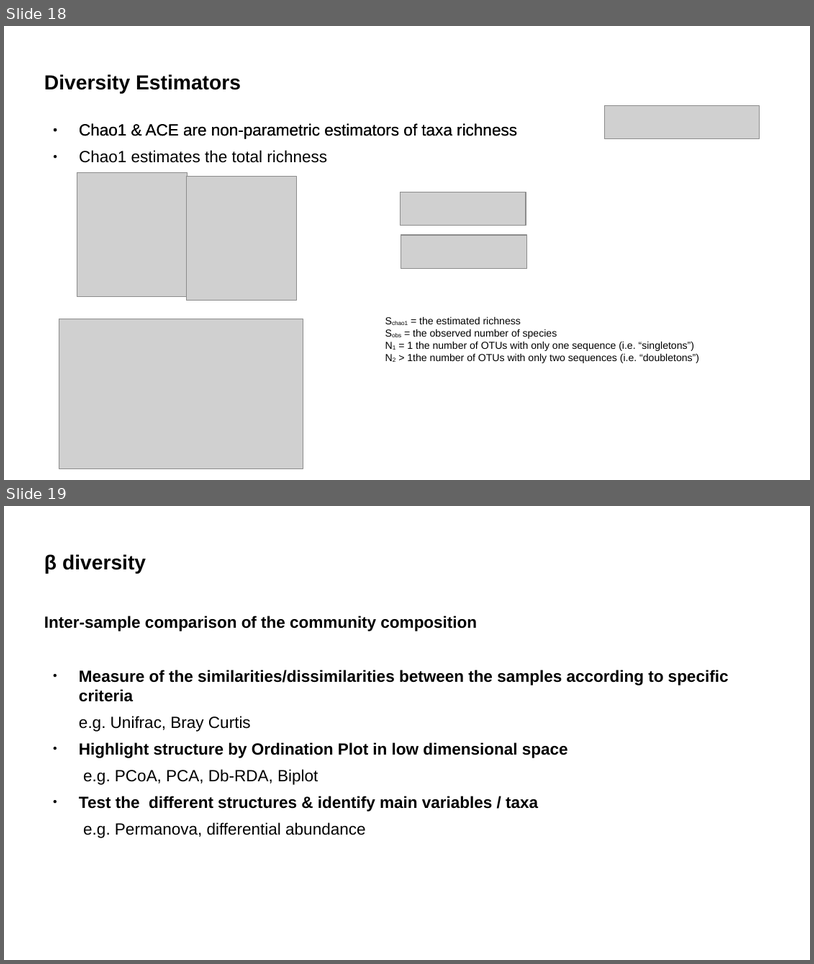
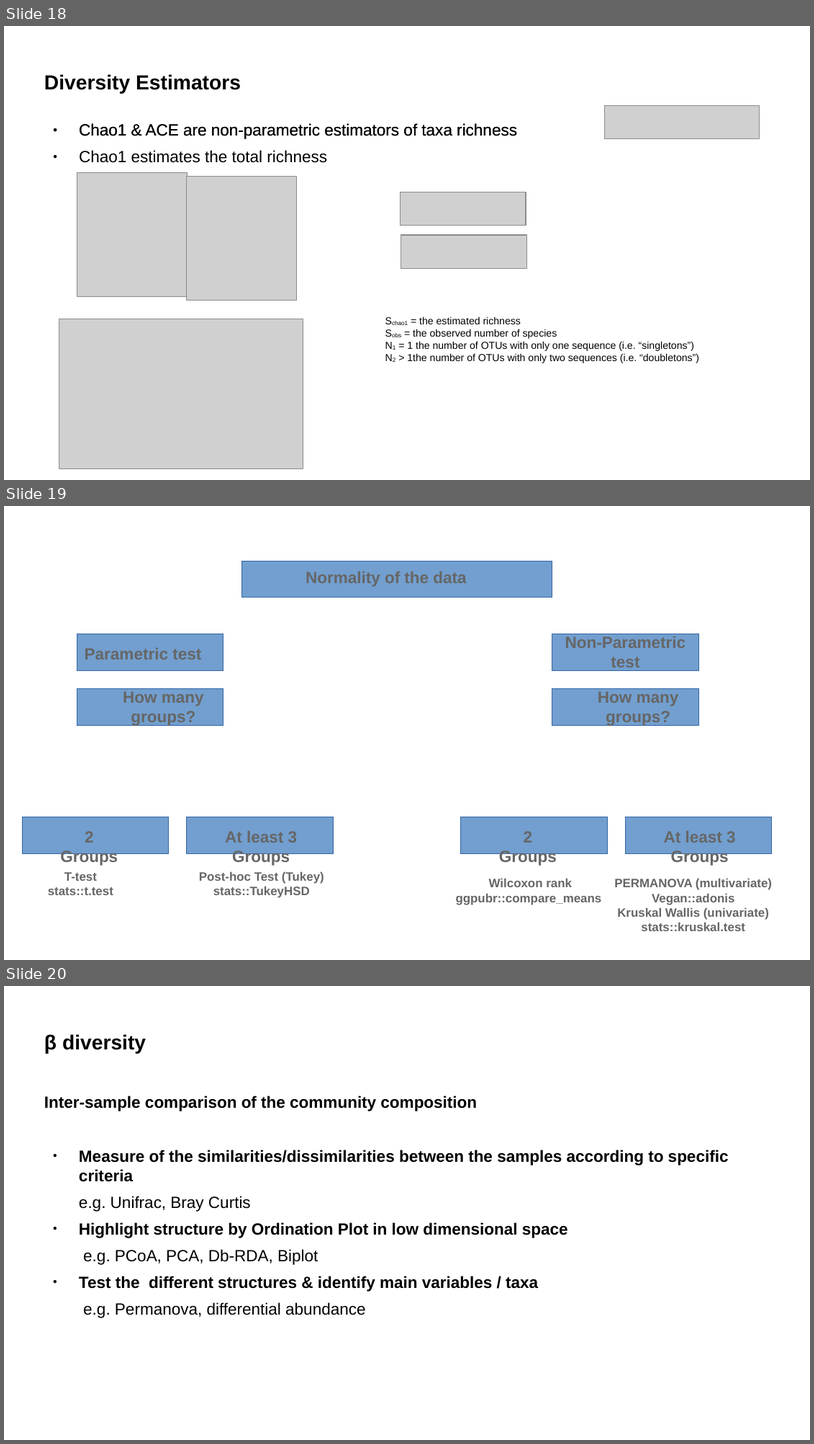
Before and after one commit to vincentmanz/Metagenomics_2024, a slide deck: Day_2/diversity indices.odp. Shown one above the other, each under a label of ours: slides 18 and 19 before the commit, slides 18, 19 and 20 after it. The pictures are 814x964 and 814x1444 pixels, drawn with LibreOffice and Linux fonts; fonts in the diff are those of the drawing; grey boxes stand for pictures. Boxes give left, top, right and bottom in pixels: in the first picture for what was removed or moved away, otherwise in the second. Text is boxed around its words. In the diff, an @@ line names an element or a change of style, - is before the commit and + after.

```diff
--- a/Day_2/diversity indices.odp
+++ b/Day_2/diversity indices.odp
@@ slide 19 added at [4,506,810,960], background #FFFFFF @@
@@ rectangle added at [242,561,553,597], fill #729FCF, outline #3465A4 0 pt @@
@@ text added at [306,572,466,587], 16 pt, text #666666, bold @@
+Normality of the data
@@ rectangle added at [77,634,224,671], fill #729FCF, outline #3465A4 0 pt @@
@@ rectangle added at [553,634,700,671], fill #729FCF, outline #3465A4 0 pt @@
@@ text added at [85,648,201,659], 16 pt, text #666666, bold @@
+Parametric test
@@ text added at [566,636,687,671], 16 pt, text #666666, bold @@
+Non-Parametric test
@@ rectangle added at [77,689,224,726], fill #729FCF, outline #3465A4 0 pt @@
@@ text added at [123,691,204,726], 16 pt, text #666666, bold @@
+How many groups?
@@ rectangle added at [553,689,700,726], fill #729FCF, outline #3465A4 0 pt @@
@@ text added at [598,691,679,726], 16 pt, text #666666, bold @@
+How many groups?
@@ rectangle added at [22,817,169,854], fill #729FCF, outline #3465A4 0 pt @@
@@ rectangle added at [187,817,333,854], fill #729FCF, outline #3465A4 0 pt @@
@@ rectangle added at [461,817,607,854], fill #729FCF, outline #3465A4 0 pt @@
@@ rectangle added at [626,817,772,854], fill #729FCF, outline #3465A4 0 pt @@
@@ text added at [60,831,118,865], 16 pt, text #666666, bold @@
+2 Groups
@@ text added at [225,831,298,865], 16 pt, text #666666, bold @@
+At least 3 Groups
@@ text added at [499,831,557,865], 16 pt, text #666666, bold @@
+2 Groups
@@ text added at [664,831,736,865], 16 pt, text #666666, bold @@
+At least 3 Groups
@@ text added at [48,872,113,895], 12 pt, text #666666, bold @@
+T-test
+stats::t.test
@@ text added at [199,872,324,898], 12 pt, text #666666, bold @@
+Post-hoc Test (Tukey)
+stats::TukeyHSD
@@ text added at [456,878,602,905], 12 pt, text #666666, bold @@
+Wilcoxon rank
+ggpubr::compare_means
@@ text added at [615,878,772,931], 12 pt, text #666666, bold @@
+PERMANOVA (multivariate)
+Vegan::adonis
+Kruskal Wallis (univariate)
+stats::kruskal.test
@@ what was slide 19 is now slide 20 @@
```
Also in this commit, not shown: 1 slide changed, 1 slide removed, 8 other files.
